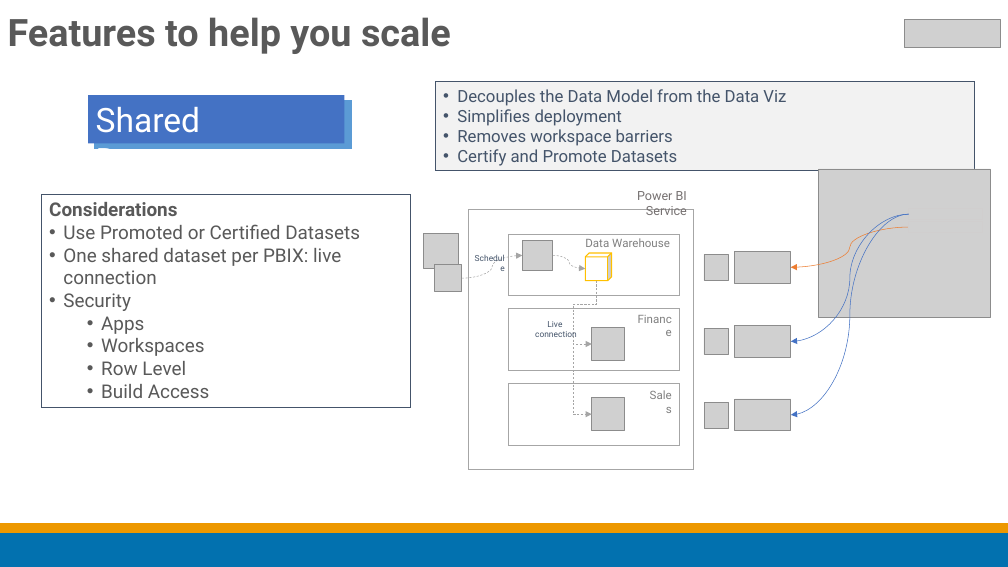
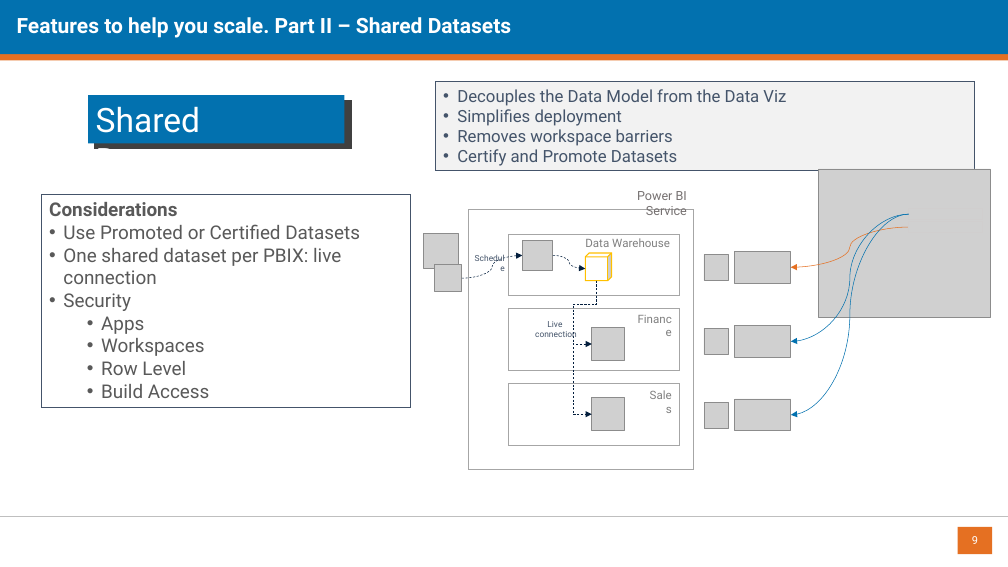
Before and after one commit to datalineo/sessions, a slide deck: slide 9 of Evolve Power BI Architecture/Evolving your Power BI Architecture using Dataflows and Shared Datasets.pptx (slide 8 before the commit). Drawn at 1008x567 pixels with LibreOffice and Linux fonts; fonts in the diff are those of the drawing; grey boxes stand for pictures; background and template pictures are left out. Boxes give left, top, right and bottom in pixels: in the first picture for what was removed or moved away, otherwise in the second. Text is boxed around its words. In the diff, an @@ line names an element or a change of style, - is before the commit and + after.

```diff
--- a/Evolve Power BI Architecture/Evolving your Power BI Architecture using Dataflows and Shared Datasets.pptx
+++ b/Evolve Power BI Architecture/Evolving your Power BI Architecture using Dataflows and Shared Datasets.pptx
@@ rectangle added at [0,6,1008,60], fill #E57022 @@
@@ rectangle added at [0,0,1008,54], fill #0271AF @@
@@ title at [17,17,511,38]: text changed; size 36 to 20 pt; text colour #595959 to #FFFFFF @@
-Features to help you scale
+Features to help you scale. Part II – Shared Datasets
@@ picture removed at [904,20,1001,48] @@
@@ rectangle "Shared Datasets" at [88,95,345,144]: fill #4472C4 to #0271AF @@
@@ rectangle at [95,101,352,149]: fill #5B9BD5 to #404040; outline #5B9BD5 1 pt to #404040 1 pt @@
@@ curved arrow (909, 227) - (791, 268): stroke #ED7D31 0.5 pt to #E57022 0.5 pt @@
@@ curved arrow (909, 214) - (791, 342): stroke #4472C4 0.5 pt to #0271AF 0.5 pt @@
@@ curved arrow (909, 214) - (791, 415): stroke #4472C4 0.5 pt to #0271AF 0.5 pt @@
@@ curved arrow (462, 278) - (523, 256): stroke #A5A5A5 0.5 pt dashed to #041F3E 0.5 pt dashed @@
@@ curved arrow (553, 256) - (585, 268): stroke #A5A5A5 0.5 pt dashed to #041F3E 0.5 pt dashed @@
@@ elbow arrow (597, 281) - (592, 344): stroke #A5A5A5 0.5 pt dashed to #041F3E 0.5 pt dashed @@
@@ elbow arrow (597, 281) - (592, 414): stroke #A5A5A5 0.5 pt dashed to #041F3E 0.5 pt dashed @@
@@ rectangle removed at [0,532,1008,567] @@
@@ rectangle removed at [0,523,1008,532] @@
@@ line added from (0, 516) to (1008, 516), #BFBFBF 0.5 pt @@
@@ page number added at [958,527,993,554], fill #E57022, 10.5 pt, text #FFFFFF @@
+9
```
Also in this commit, not shown: 7 other slides changed, 4 slides added, 4 slides removed, 5 other files.
